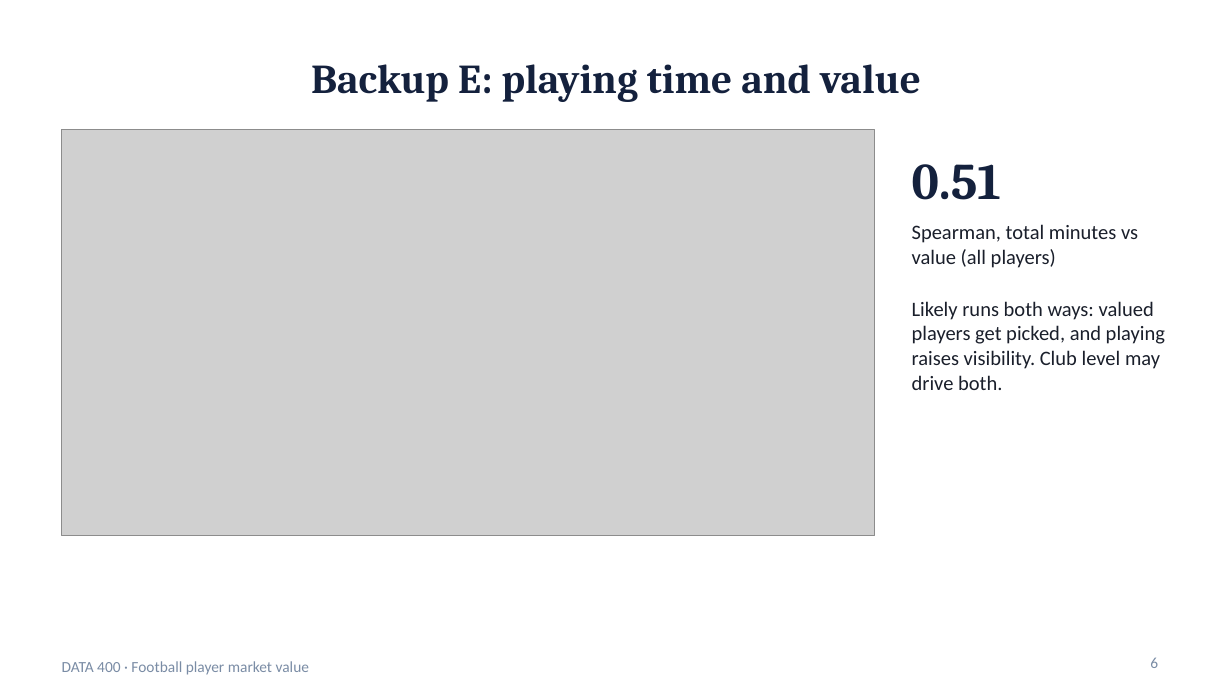
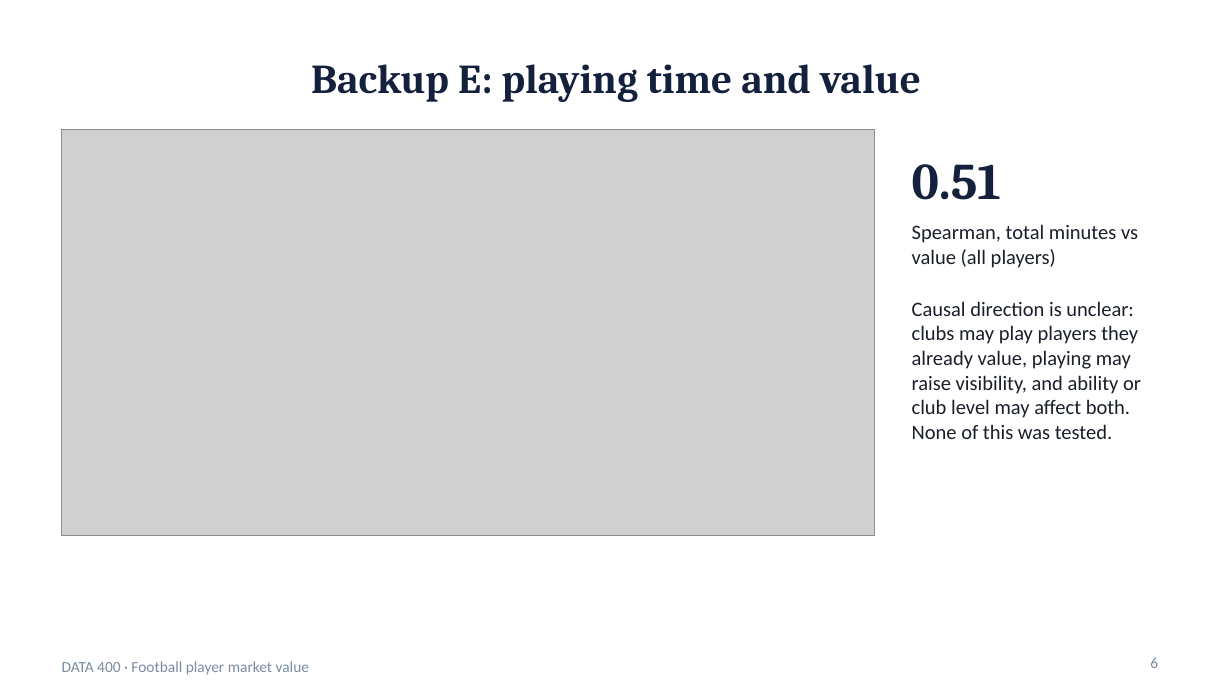
Before and after one commit to niloy-saha-123/DATA400-football-player-market-value-analysis, a slide deck: slide 6 of presentation/DATA400_market_value_backup_slides.pptx. Drawn at 1232x693 pixels with LibreOffice and Linux fonts; fonts in the diff are those of the drawing; grey boxes stand for pictures. Boxes give left, top, right and bottom in pixels: in the first picture for what was removed or moved away, otherwise in the second. Text is boxed around its words. In the diff, an @@ line names an element or a change of style, - is before the commit and + after.

```diff
--- a/presentation/DATA400_market_value_backup_slides.pptx
+++ b/presentation/DATA400_market_value_backup_slides.pptx
@@ text at <box>912,301,1141,439</box>: text changed @@
-Likely runs both ways: valued players get picked, and playing raises visibility. Club level may drive both.
+Causal direction is unclear: clubs may play players they already value, playing may raise visibility, and ability or club level may affect both. None of this was tested.
```
Also in this commit, not shown: 5 other files.
